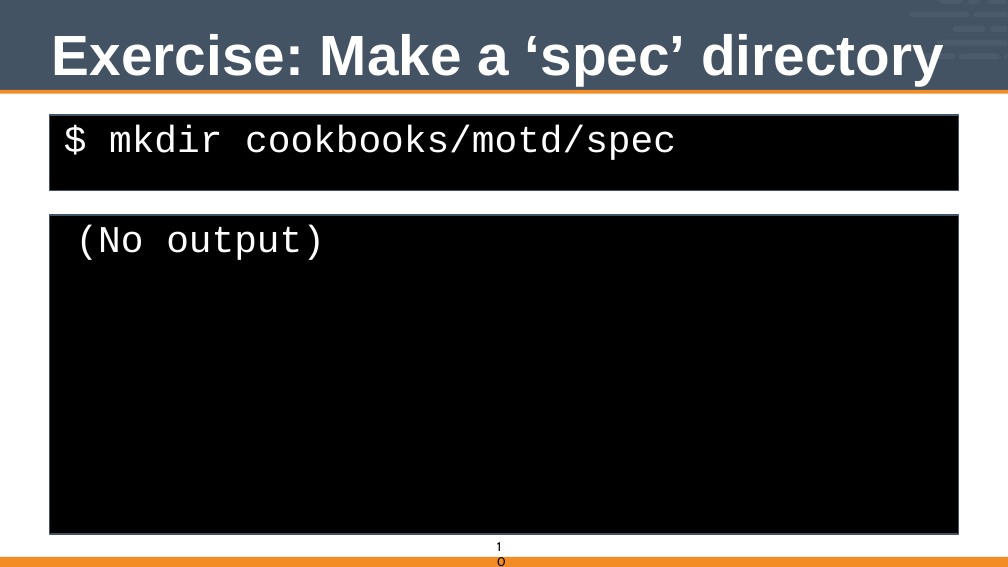
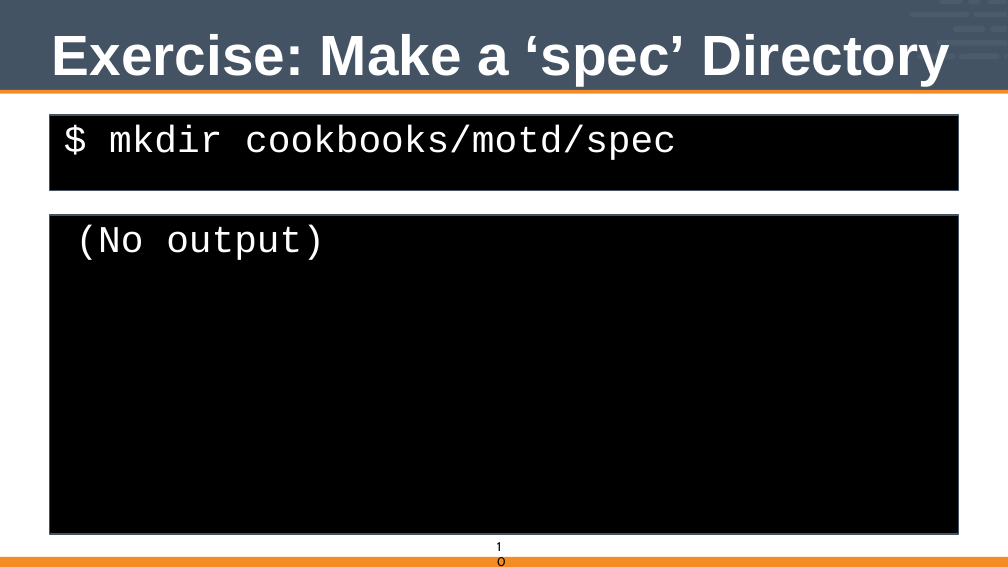
Before and after one commit to vinyar/chef-intermediate, a slide deck: slide 10 of Modules/12-Chef_Intermediate.pptx. Drawn at 1008x567 pixels with LibreOffice and Linux fonts; fonts in the diff are those of the drawing. Boxes give left, top, right and bottom in pixels: in the first picture for what was removed or moved away, otherwise in the second. Text is boxed around its words. In the diff, an @@ line names an element or a change of style, - is before the commit and + after.

```diff
--- a/Modules/12-Chef_Intermediate.pptx
+++ b/Modules/12-Chef_Intermediate.pptx
@@ title at (x1=52, y1=34, x2=950, y2=85): text changed @@
-Exercise: Make a ‘spec’ directory
+Exercise: Make a ‘spec’ Directory
```
Also in this commit, not shown: 17 other slides changed.
